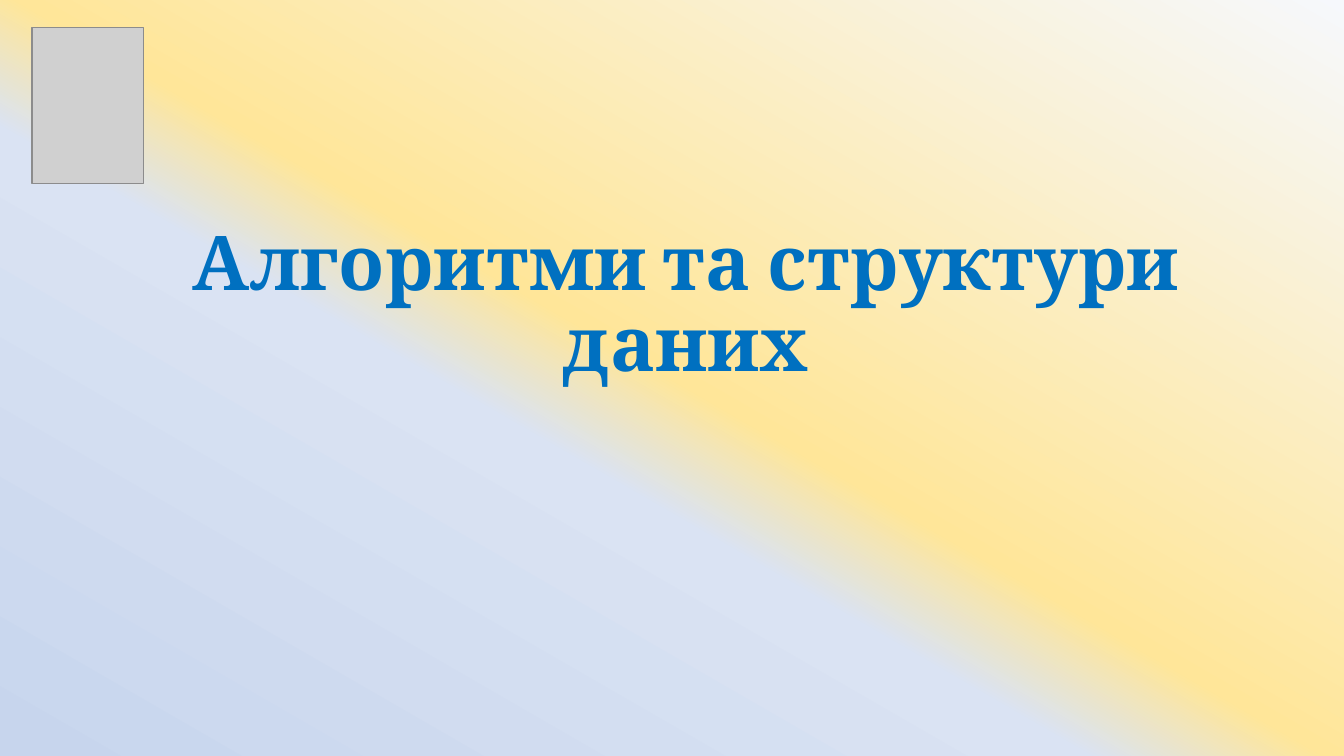
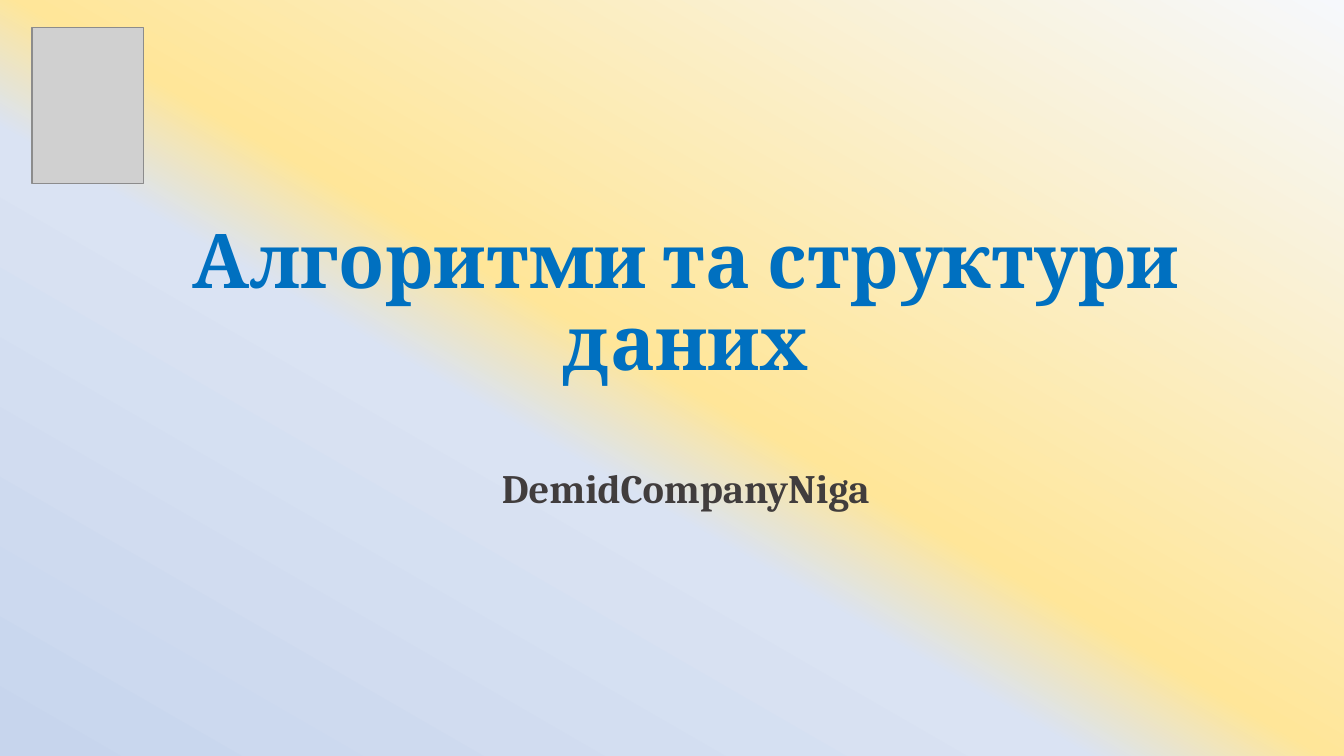
Before and after one commit to ArtemKlym/git_presentation, a slide deck: slide 1 of Git_1 part.pptx. Drawn at 1344x756 pixels with LibreOffice and Linux fonts; fonts in the diff are those of the drawing; grey boxes stand for pictures. Boxes give left, top, right and bottom in pixels: in the first picture for what was removed or moved away, otherwise in the second. Text is boxed around its words. In the diff, an @@ line names an element or a change of style, - is before the commit and + after.

Commit message:
DemidCompany

```diff
--- a/Git_1 part.pptx
+++ b/Git_1 part.pptx
@@ title at bbox=[192, 221, 1179, 512]: text changed @@
-Алгоритми та структури даних
+Алгоритми та структури даних
+DemidCompanyNiga
```
